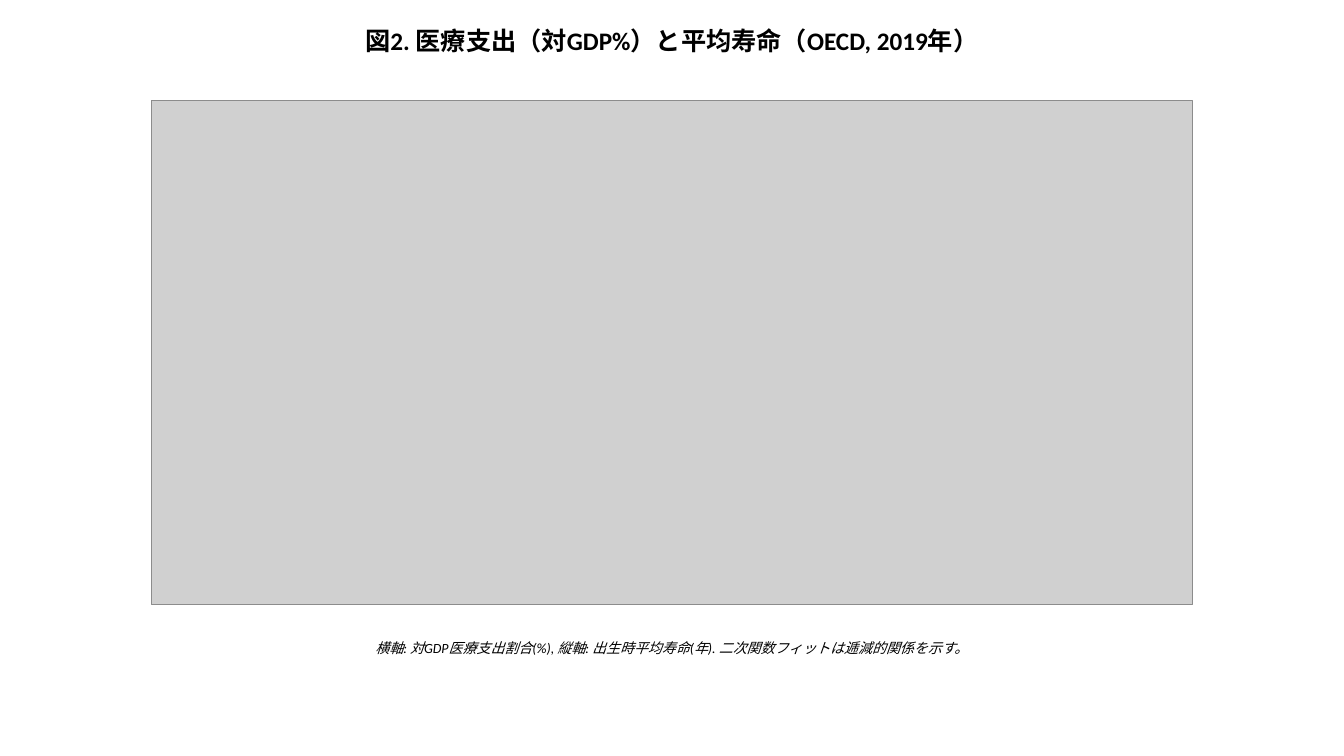
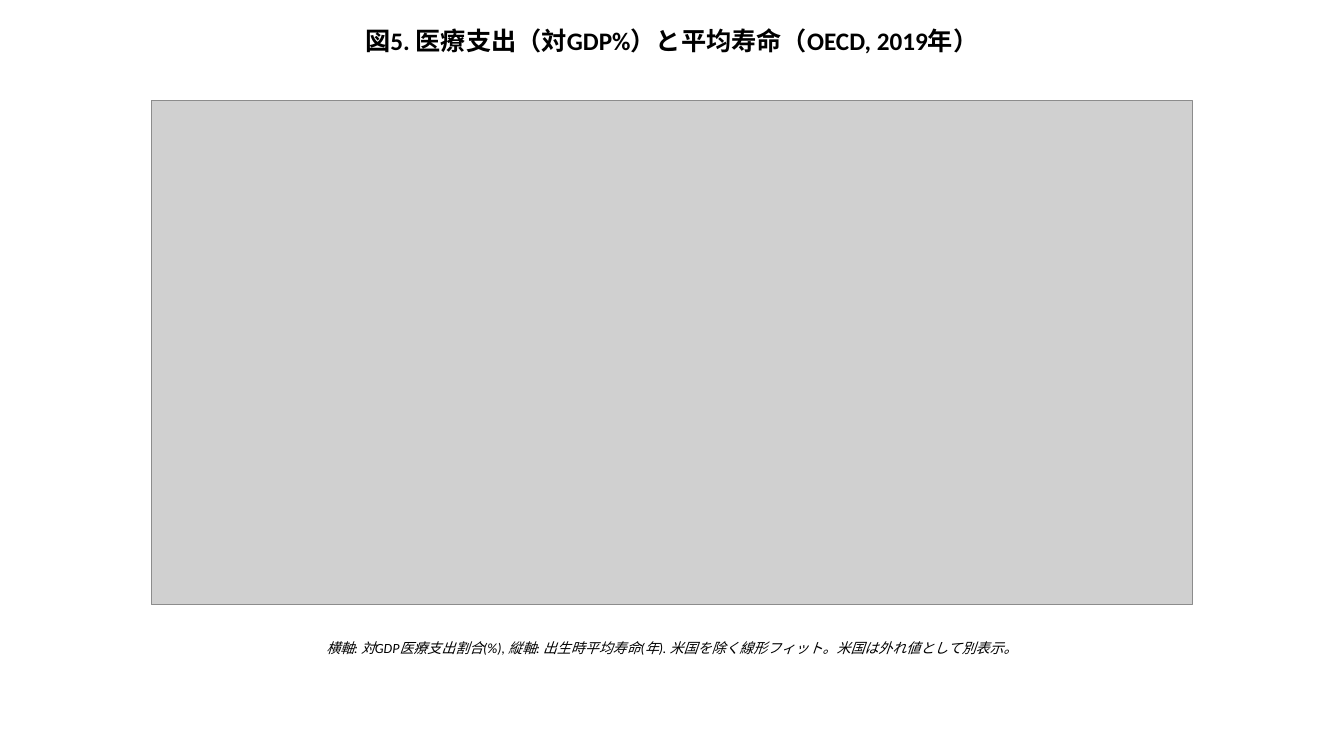
Before and after one commit to bougtoir/kotha-rct-decomposition, a slide deck: slide 5 of healthcare_economic_effect/output/pptx/Healthcare_Economic_Effect_Figures_JA.pptx (slide 2 before the commit). Drawn at 1344x756 pixels with LibreOffice and Linux fonts; fonts in the diff are those of the drawing; grey boxes stand for pictures. Boxes give left, top, right and bottom in pixels: in the first picture for what was removed or moved away, otherwise in the second. Text is boxed around its words. In the diff, an @@ line names an element or a change of style, - is before the commit and + after.

```diff
--- a/healthcare_economic_effect/output/pptx/Healthcare_Economic_Effect_Figures_JA.pptx
+++ b/healthcare_economic_effect/output/pptx/Healthcare_Economic_Effect_Figures_JA.pptx
@@ text at (x1=365, y1=28, x2=979, y2=53): text changed @@
-図2. 医療支出（対GDP%）と平均寿命（OECD, 2019年）
+図5. 医療支出（対GDP%）と平均寿命（OECD, 2019年）
@@ text at (x1=326, y1=641, x2=1018, y2=654): text changed @@
-横軸: 対GDP医療支出割合(%), 縦軸: 出生時平均寿命(年). 二次関数フィットは逓減的関係を示す。
+横軸: 対GDP医療支出割合(%), 縦軸: 出生時平均寿命(年). 米国を除く線形フィット。米国は外れ値として別表示。
```
Also in this commit, not shown: 4 other slides changed, 18 other files.
